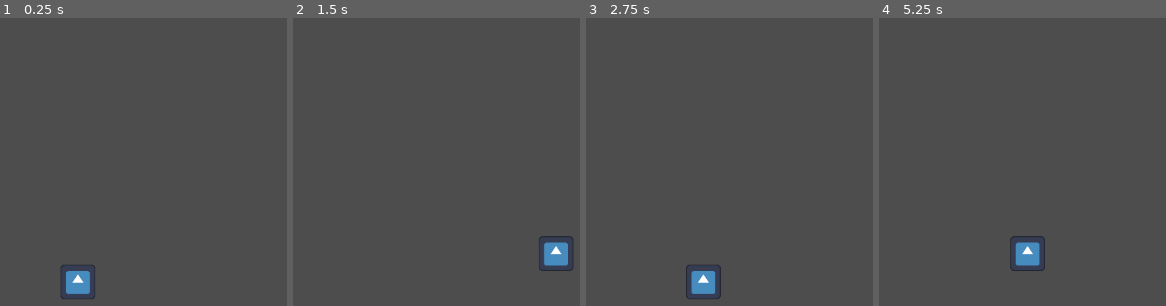
Above: before the commit, frames 1-4 (left to right).
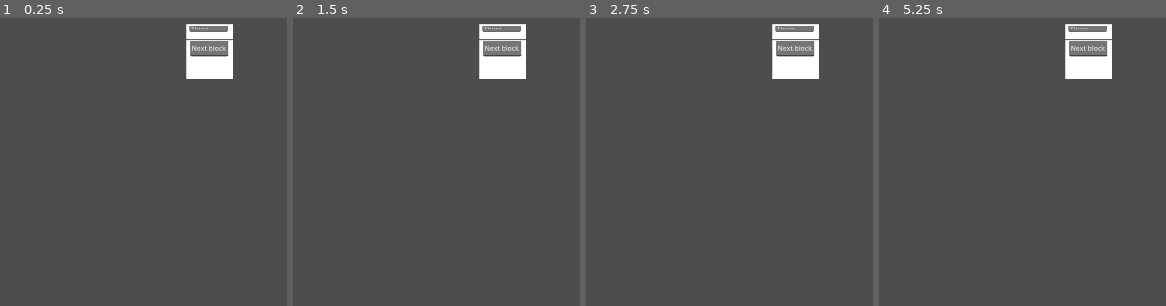
Above: after the commit, the same moments.

Repository: Paradox694/Aerial-Survivor
Game: Godot game, scene res://world.tscn
The game is run twice, just before and just after one commit, with the same random seed, the same clock (stepped at 60 frames per second) and the same inputs. The engine's default icon, where the game draws it, is replaced by a stand-in: a white triangle on a blue panel in a dark square.
Inputs:
- Up to frame 1 (0.25 s): no input
- Up to frame 2 (1.5 s): tap Enter at 0.5 s; hold Right (move_right) from 0.53 s (still down); tap Up (jump) at 0.77 s
- Up to frame 3 (2.75 s): tap Up (jump) at 1.52 s; tap Space at 2 s; release Right (move_right) at 2.03 s; hold Left (move_left) from 2.03 s (still down)
- Up to frame 4 (5.25 s): release Left (move_left) at 2.78 s; hold Right (move_right) 2.78-4.28 s; tap Up (jump) at 3.02, 3.77, 4.52 s; tap Enter at 4.25 s; hold Left (move_left) 4.28-5.03 s; hold Right (move_right) from 5.03 s (still down)

The runs differ from the first frame. In frame 1, 3.8% of the frame differs, in the area x 21-82%, y 2-98%; in frame 2, 3.9%; in frame 3, 3.9%; in frame 4, 4.0%, in the area x 45-82%, y 2-88%.

Commit message:
Created the 10x20 play area layout added placement shapes for where next block and the timer will go

Diff:
--- a/project.godot
+++ b/project.godot
@@ -14,6 +14,11 @@
 run/main_scene="res://world.tscn"
 config/features=PackedStringArray("4.2", "Forward Plus")
 config/icon="res://icon.svg"
+
+[display]
+
+window/size/viewport_width=1920
+window/size/viewport_height=1080
 
 [dotnet]
 
--- a/world.tscn
+++ b/world.tscn
@@ -8,14 +8,19 @@
 height = 48.0
 
 [sub_resource type="RectangleShape2D" id="RectangleShape2D_40ap4"]
-size = Vector2(409, 20)
+size = Vector2(360, 20)
+
+[sub_resource type="RectangleShape2D" id="RectangleShape2D_yydcu"]
+size = Vector2(20, 636)
 
 [sub_resource type="RectangleShape2D" id="RectangleShape2D_enxlb"]
-size = Vector2(20, 339)
+size = Vector2(20, 636)
 
 [node name="World" type="Node2D"]
+position = Vector2(68, 422)
 
 [node name="Player" type="CharacterBody2D" parent="."]
+visible = false
 position = Vector2(121, 584)
 script = ExtResource("1_yo3gj")
 
@@ -27,17 +32,46 @@
 [node name="CollisionShape2D" type="CollisionShape2D" parent="Player"]
 shape = SubResource("CapsuleShape2D_4q66i")
 
-[node name="StaticBody2D" type="StaticBody2D" parent="."]
+[node name="PlayAreaPanels" type="StaticBody2D" parent="."]
 position = Vector2(21, 630)
 
-[node name="TempFloor" type="CollisionShape2D" parent="StaticBody2D"]
-position = Vector2(194.5, 0)
+[node name="FloorPanel" type="CollisionShape2D" parent="PlayAreaPanels"]
+position = Vector2(170, 0)
 shape = SubResource("RectangleShape2D_40ap4")
 
-[node name="TempSidePanel1" type="CollisionShape2D" parent="StaticBody2D"]
-position = Vector2(0, -159.5)
+[node name="FloorSprite2D" type="Sprite2D" parent="PlayAreaPanels/FloorPanel"]
+
+[node name="SidePanel1" type="CollisionShape2D" parent="PlayAreaPanels"]
+position = Vector2(0, -328)
+shape = SubResource("RectangleShape2D_yydcu")
+
+[node name="SidePanelSprite2D 1" type="Sprite2D" parent="PlayAreaPanels/SidePanel1"]
+
+[node name="SidePanel2" type="CollisionShape2D" parent="PlayAreaPanels"]
+position = Vector2(340, -328)
 shape = SubResource("RectangleShape2D_enxlb")
 
-[node name="TempSidePanel2" type="CollisionShape2D" parent="StaticBody2D"]
-position = Vector2(389, -159)
-shape = SubResource("RectangleShape2D_enxlb")
+[node name="SidePanelSprite2D 2" type="Sprite2D" parent="PlayAreaPanels/SidePanel2"]
+
+[node name="Polygon2D" type="Polygon2D" parent="."]
+position = Vector2(4, 0)
+polygon = PackedVector2Array(390, -10, 502, -10, 502, 82, 390, 82)
+
+[node name="NextBlock" type="TextEdit" parent="Polygon2D"]
+offset_left = 399.0
+offset_top = -9.0
+offset_right = 492.0
+offset_bottom = 29.0
+text = "Next block"
+
+[node name="TempTimerArea" type="Polygon2D" parent="."]
+position = Vector2(4, -44)
+scale = Vector2(1, 0.380435)
+polygon = PackedVector2Array(390, -10, 502, -10, 502, 84.1143, 446, 84.1143, 390, 84.1143)
+
+[node name="Timer" type="TextEdit" parent="TempTimerArea"]
+offset_left = 397.0
+offset_top = -2.62856
+offset_right = 490.0
+offset_bottom = 35.3714
+text = "Timer"
Binary file added: Tempblock/BlueBlockTemp.png
Not shown, added: Tempblock/BlueBlockTemp.png.import
Not shown: 1 places in world.tscn that only renumber resources
